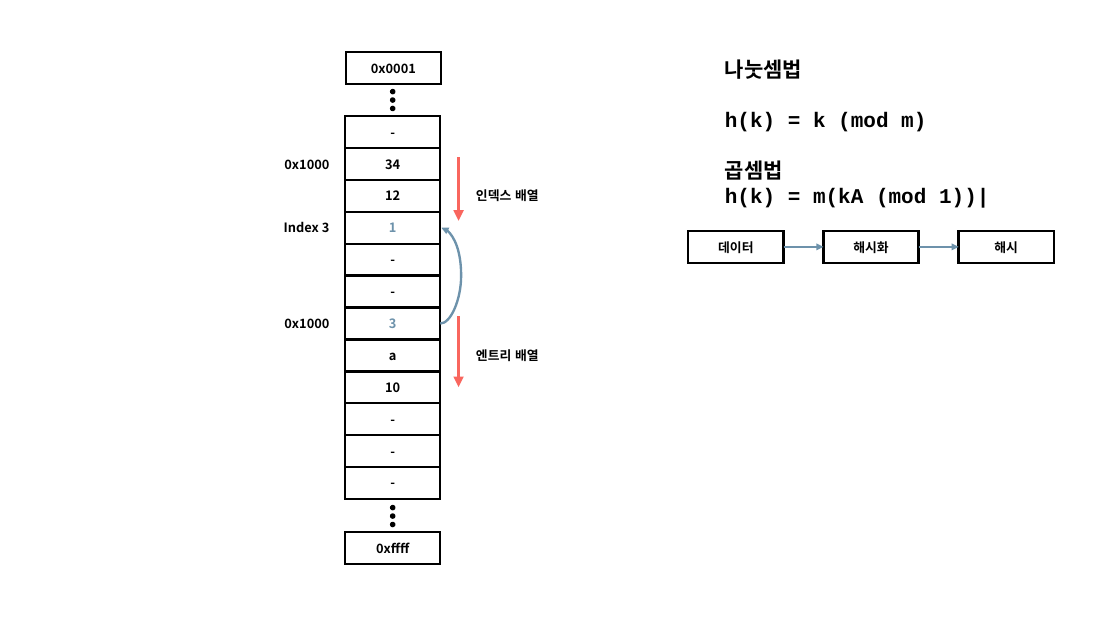
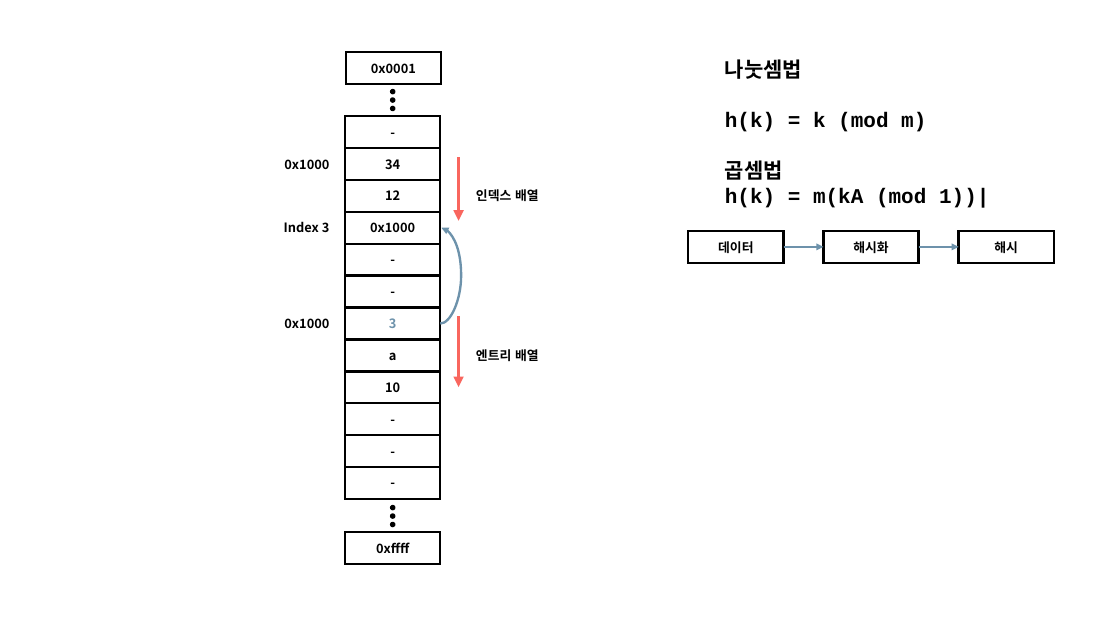
Before and after one commit to woonyong-kr/SW-AI-W02-05, a slide deck: slide 12 of week3/data-structure/data-structure-basic.pptx. Drawn at 1120x630 pixels with LibreOffice and Linux fonts; fonts in the diff are those of the drawing. Boxes give left, top, right and bottom in pixels: in the first picture for what was removed or moved away, otherwise in the second. Text is boxed around its words. In the diff, an @@ line names an element or a change of style, - is before the commit and + after.

```diff
--- a/week3/data-structure/data-structure-basic.pptx
+++ b/week3/data-structure/data-structure-basic.pptx
@@ text in rectangle at bbox=[370, 222, 415, 232]: text changed; text colour #6D92AB to #000000 @@
-1
+0x1000
```
Also in this commit, not shown: 3 other files.
